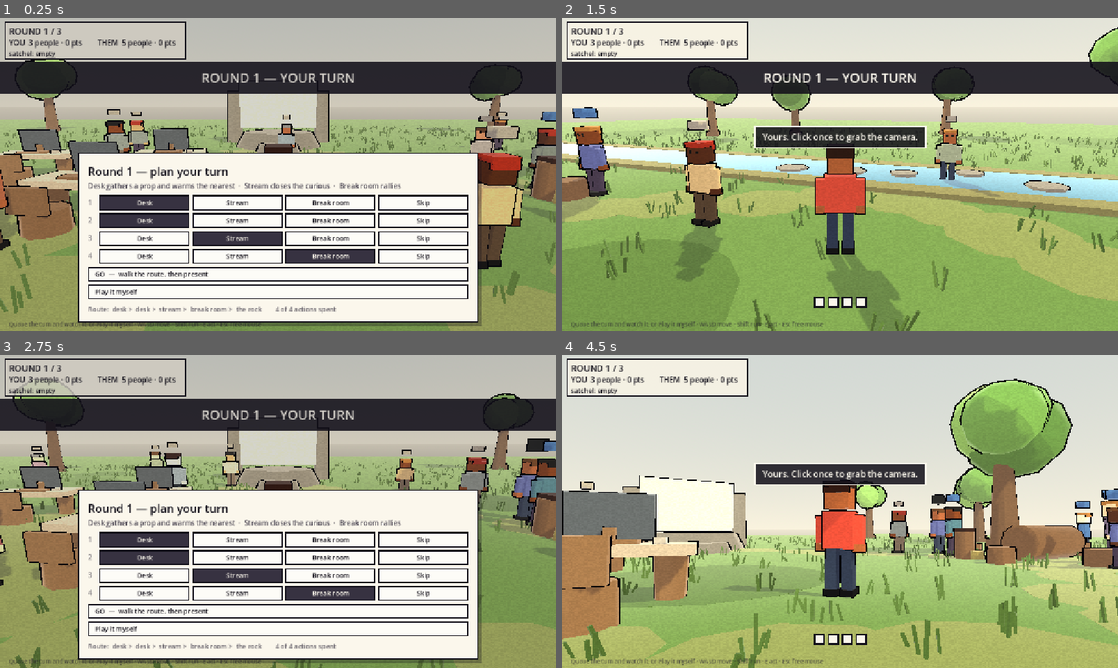
Above: before the commit, frames 1-4 (two rows, left to right).
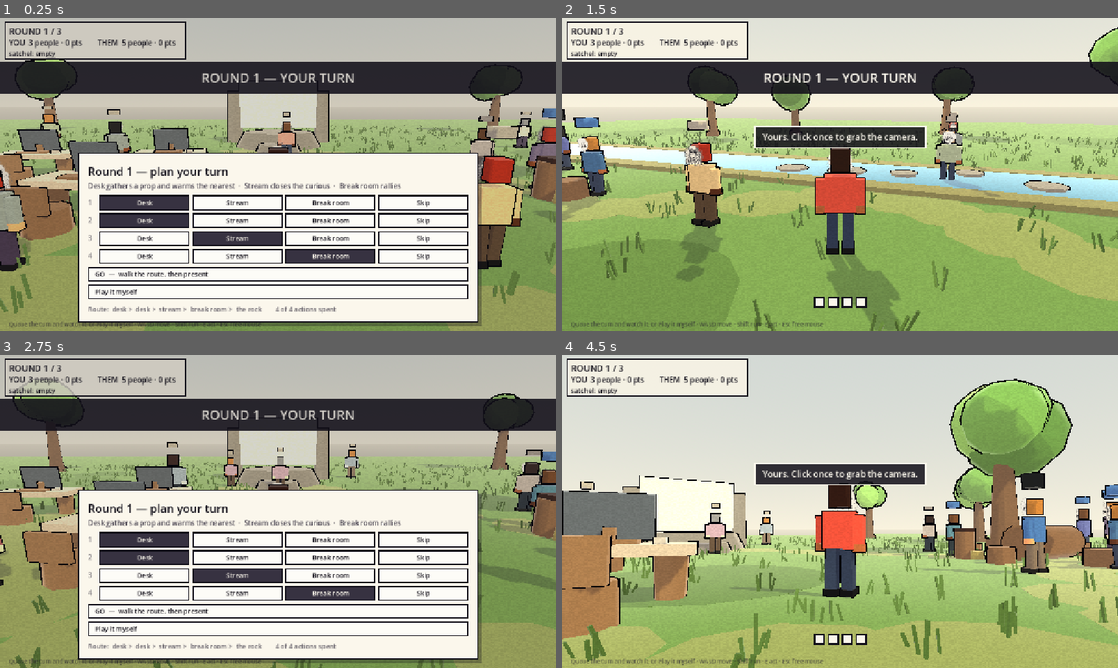
Above: after the commit, the same moments.

Repository: nathandunn/flipbook-field
Game: Godot game, scene res://scenes/main.tscn
Same seed, same stepped clock (60 frames per second), same inputs: the game is played once before the commit and once after it.
Inputs (mouse positions are in pixels of both pictures, inside the frame that each line leads up to):
- Up to frame 1 (0.25 s): no input
- Up to frame 2 (1.5 s): click "Play it myself" at 0.5 s; move the mouse to (962, 158) at 1.27 s; hold D (move_right) from 1.28 s (still down); hold E (interact) from 1.28 s (still down); click (962, 158) at 1.42 s
- Up to frame 3 (2.75 s): move the mouse to (250, 511) at 2.02 s; release D (move_right) at 2.03 s; release E (interact) at 2.03 s; hold W (move_forward) from 2.03 s (still down); tap R (reshuffle) at 2.1 s
- Up to frame 4 (4.5 s): release W (move_forward) at 2.75 s; click "Play it myself" at 2.75 s; move the mouse to (895, 442) at 3.52 s; hold D (move_right) 3.53-4.25 s; hold Shift (run) 3.53-4.25 s; drag from (812, 574) to (673, 464) at 4.27 s

The runs differ from the first frame. In frame 1, 3.4% of the frame differs, in the area x 0-100%, y 28-81%; in frame 2, 2.5%; in frame 3, 3.6%; in frame 4, 4.5%, in the area x 14-100%, y 37-76%.

Commit message:
Heads are Nathan's drawings, on paper
The block head with two eye cubes is gone. Each character now wears a
card carrying one of four pen drawings, silhouette filled a warm
off-white, with a slim slab behind it for mass from the side.

Twenty faces from four drawings, and not a line of the linework is
mine: the extras are the same drawings mirrored, the skull squeezed
narrower or wider, the brow band nudged a few pixels, a heavier pen.
Casting is Nathan's: bangs is the player, sunglasses is the nemesis.

- art/extract.py   lifts the pen off the paper: divide by a heavy blur
                   to drop the page's own shading, kill blue splatter by
                   channel, and take the stronger of the flat-fielded
                   line and plain darkness - flat-fielding alone hollows
                   out the sunglasses into spectacle rims
- art/facegen.py   four pen layers (8 KB of base64, since that is what
                   fits down a text channel) expanded into twenty PNGs
- ink.gd           face_mat: unlit, because ink on a page takes no light
- block_figure.gd  FaceCard + HeadBack replace the head and hair boxes
- game.gd          a shuffled deck, so no two people share a face

Co-Authored-By: Claude Opus 5 <noreply@anthropic.com>
Claude-Session: https://claude.ai/code/session_01QVFjdR5Wx9YraLvh63mEVL

Diff:
--- a/project/scripts/block_figure.gd
+++ b/project/scripts/block_figure.gd
@@ -23,12 +23,17 @@
 const LEG_LEN := 0.74
 const LEG_W := 0.18
 const HEAD := Vector3(0.38, 0.40, 0.36)
+## The face card is wider and taller than a skull because the drawings include
+## the hair, and in these drawings the hair is most of the person.
+const CARD := 0.62
 
 var skin: Color
 var shirt: Color
 var pants: Color
 var hair: Color
 var figure_height: float = 1.0
+## Which drawing this figure wears. See Ink.face_mat.
+var face: int = 0
 
 var head_pivot: Node3D
 var torso: Node3D
@@ -43,7 +48,7 @@
 
 static func create(
 	p_skin: Color, p_shirt: Color, p_pants: Color, p_hair: Color,
-	p_height: float = 1.0, p_seed: float = 0.0
+	p_height: float = 1.0, p_seed: float = 0.0, p_face: int = 0
 ) -> BlockFigure:
 	var f := BlockFigure.new()
 	f.skin = p_skin
@@ -52,6 +57,7 @@
 	f.hair = p_hair
 	f.figure_height = p_height
 	f._seed_offset = p_seed
+	f.face = p_face
 	f._build()
 	return f
 
@@ -63,7 +69,6 @@
 	var shirt_mat := Ink.mat(shirt)
 	var pants_mat := Ink.mat(pants)
 	var hair_mat := Ink.mat(hair)
-	var eye_mat := Ink.mat(Ink.INK, 0.0)
 
 	# Torso
 	torso = Node3D.new()
@@ -77,19 +82,29 @@
 	head_pivot.name = "Head"
 	head_pivot.position = Vector3(0, TORSO_H + 0.06, 0)
 	torso.add_child(head_pivot)
-	_box(head_pivot, HEAD, Vector3(0, HEAD.y * 0.5, 0), skin_mat, "HeadBox")
+	# The head is a drawing on paper, not a box of skin. A card carries one of
+	# the scanned faces; a slim slab sits behind it so the head has mass from the
+	# side and something opaque to hide the card's back.
+	#
+	# The card is on -Z because -Z is forward in Godot, which also makes it the
+	# "which way is this figure facing" readout while you're moving nodes around.
+	var back := _box(head_pivot,
+		Vector3(HEAD.x * 0.78, HEAD.y * 0.88, HEAD.z * 0.60),
+		Vector3(0, HEAD.y * 0.50, 0.02), hair_mat, "HeadBack")
+	back.name = "HeadBack"
 
-	# Hair: a cap slab plus a fringe, enough to tell figures apart at a glance.
-	_box(head_pivot, Vector3(HEAD.x + 0.02, 0.10, HEAD.z + 0.02),
-		Vector3(0, HEAD.y - 0.02, 0), hair_mat, "HairCap")
-	_box(head_pivot, Vector3(HEAD.x + 0.02, 0.09, 0.06),
-		Vector3(0, HEAD.y - 0.11, HEAD.z * 0.5), hair_mat, "HairFringe")
-
-	# Eyes on -Z: -Z is forward in Godot, so this is also the "which way am I
-	# facing" readout while you're moving nodes around.
-	var eye := Vector3(0.06, 0.06, 0.03)
-	_box(head_pivot, eye, Vector3(-0.09, HEAD.y * 0.58, -HEAD.z * 0.5), eye_mat, "EyeL")
-	_box(head_pivot, eye, Vector3(0.09, HEAD.y * 0.58, -HEAD.z * 0.5), eye_mat, "EyeR")
+	var card := MeshInstance3D.new()
+	card.name = "FaceCard"
+	var quad := QuadMesh.new()
+	quad.size = Vector2(CARD, CARD)
+	card.mesh = quad
+	card.position = Vector3(0, HEAD.y * 0.46, -HEAD.z * 0.5 - 0.014)
+	card.rotation.y = PI
+	card.material_override = Ink.face_mat(face)
+	# The inverted-hull outline belongs on solid shapes; on a flat card it would
+	# draw a black rectangle behind the drawing.
+	card.cast_shadow = GeometryInstance3D.SHADOW_CASTING_SETTING_OFF
+	head_pivot.add_child(card)
 
 	# Arms
 	arm_l = _limb(torso, Vector3(-(TORSO_W * 0.5 + ARM_W * 0.5), TORSO_H - 0.06, 0),
--- a/project/scripts/game.gd
+++ b/project/scripts/game.gd
@@ -39,6 +39,11 @@
 @onready var touch: TouchControls = $UI/Touch
 
 var _used_names: Array[String] = []
+## Faces 0 and 1 are spoken for - the two drawings cast as the player and the
+## nemesis. The rest are dealt from a shuffled deck so no two people in a match
+## wear the same face.
+const NEMESIS_FACE := 1
+var _face_deck: Array[int] = []
 var _busy: bool = false
 var talk_cam: Camera3D
 
@@ -101,8 +106,23 @@
 	return "Colleague %d" % _used_names.size()
 
 
+## Next unused face. The deck refills if the crowd ever outgrows it, which means
+## faces repeat rather than anyone turning up blank.
+func _deal_face() -> int:
+	if _face_deck.is_empty():
+		for i in range(2, Ink.FACE_COUNT):
+			_face_deck.append(i)
+		for i in range(_face_deck.size() - 1, 0, -1):
+			var j := int(rng.randi() % (i + 1))
+			var swap := _face_deck[i]
+			_face_deck[i] = _face_deck[j]
+			_face_deck[j] = swap
+	return _face_deck.pop_back()
+
+
 func _add_person(kind: int, side: int, at: Vector3) -> Person:
 	var p := Person.create(_pick_name(), kind, side, rng.randf_range(0.0, 10.0))
+	p.face_index = _deal_face()
 	p.taste = rng.randi() % 4
 	add_child(p)
 	p.global_position = at + Vector3(0, 0.1, 0)
@@ -134,6 +154,7 @@
 		_add_person(Arch.Kind.NEUTRAL, Arch.Side.NONE, Vector3(cos(a) * d, 0, sin(a) * d * 0.8))
 
 	nemesis = Person.create("Your Nemesis", Arch.Kind.FOLLOWER, Arch.Side.NEMESIS, 3.3)
+	nemesis.face_index = NEMESIS_FACE
 	add_child(nemesis)
 	nemesis.global_position = Office.BREAK_POS + Vector3(0, 0.1, 2.0)
 	nemesis.home_pos = Office.BREAK_POS
--- a/project/scripts/ink.gd
+++ b/project/scripts/ink.gd
@@ -34,6 +34,37 @@
 			op.set_shader_parameter("thickness", OUTLINE_BASE * outline)
 
 	_cache[key] = m
+	return m
+
+
+# --- Faces -------------------------------------------------------------------
+
+## How many face cards live in res://faces/. Generated by art/facegen.py from
+## four pen drawings: the first four are the drawings untouched, the rest are
+## those same four mirrored, squeezed, re-browed and re-penned.
+const FACE_COUNT := 20
+
+static var _faces: Dictionary = {}
+
+## The head is a drawing on paper, so its material is unlit: ink stays ink under
+## every light in the scene, which is what a printed page does.
+static func face_mat(index: int) -> StandardMaterial3D:
+	var i := posmod(index, FACE_COUNT)
+	if _faces.has(i):
+		return _faces[i]
+
+	var m := StandardMaterial3D.new()
+	m.albedo_texture = load("res://faces/face_%02d.png" % i)
+	m.shading_mode = BaseMaterial3D.SHADING_MODE_UNSHADED
+	# A depth pre-pass, not plain alpha blending: twenty heads overlap in the
+	# crowd at the rock, and blended surfaces sort per-object, so without this
+	# a face in the back row draws over one in the front.
+	m.transparency = BaseMaterial3D.TRANSPARENCY_ALPHA_DEPTH_PRE_PASS
+	m.alpha_scissor_threshold = 0.5
+	# Drawn from both sides, so the card cannot be facing the wrong way.
+	m.cull_mode = BaseMaterial3D.CULL_DISABLED
+	m.texture_filter = BaseMaterial3D.TEXTURE_FILTER_LINEAR_WITH_MIPMAPS
+	_faces[i] = m
 	return m
 
 
--- a/project/scripts/person.gd
+++ b/project/scripts/person.gd
@@ -24,6 +24,9 @@
 var resolve: bool = false
 
 var rig: BlockFigure
+## Which drawing this person wears. Left at -1 it is drawn from their seed;
+## [Game] sets it explicitly so no two people in a match share a face.
+var face_index: int = -1
 var home_pos := Vector3.ZERO
 
 var _target: Vector3 = Vector3.INF
@@ -66,7 +69,8 @@
 			Ink.PANTS[rng.randi() % Ink.PANTS.size()],
 			Ink.HAIRS[rng.randi() % Ink.HAIRS.size()],
 			rng.randf_range(0.88, 1.12),
-			_idle_seed
+			_idle_seed,
+			face_index if face_index >= 0 else int(rng.randi() % Ink.FACE_COUNT)
 		)
 		rig.name = "Rig"
 		add_child(rig)
--- a/project/scripts/player.gd
+++ b/project/scripts/player.gd
@@ -16,6 +16,10 @@
 ## than rendering as a magenta shader error.
 @export var ink_post_enabled: bool = true
 
+## Face 0 is the drawing cast as the player; face 1 is the nemesis. The rest
+## of the deck is dealt out to the crowd by [Game].
+const PLAYER_FACE := 0
+
 var rig: BlockFigure
 var input_locked: bool = false
 
@@ -47,7 +51,8 @@
 	_gravity = float(ProjectSettings.get_setting("physics/3d/default_gravity", 9.8)) * 1.8
 
 	rig = BlockFigure.create(
-		Ink.SKINS[2], Color("c4614f"), Ink.PANTS[0], Ink.HAIRS[1], 1.0, 0.0
+		Ink.SKINS[2], Color("c4614f"), Ink.PANTS[0], Ink.HAIRS[1], 1.0, 0.0,
+		PLAYER_FACE
 	)
 	rig.name = "Rig"
 	add_child(rig)
Binary file added: project/faces/face_00.png
Not shown, added: project/faces/face_00.png.import
Binary file added: project/faces/face_01.png
Not shown, added: project/faces/face_01.png.import
Binary file added: project/faces/face_02.png
Not shown, added: project/faces/face_02.png.import
Binary file added: project/faces/face_03.png
Not shown, added: project/faces/face_03.png.import
Binary file added: project/faces/face_04.png
Not shown, added: project/faces/face_04.png.import
Binary file added: project/faces/face_05.png
Not shown, added: project/faces/face_05.png.import
(and 32 more such lines)
